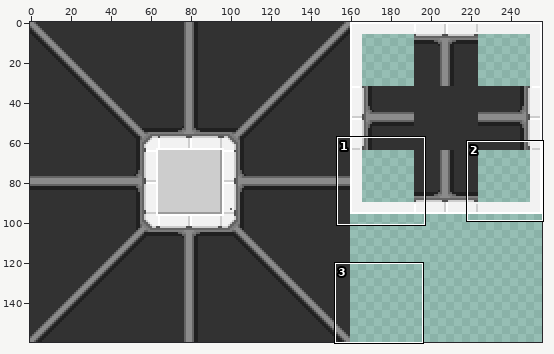
Two versions of one sprite sheet, src/map/tiles.png. The first picture is a wide view before the edit; the outline marks the close-up.
Close-up. The starting point:
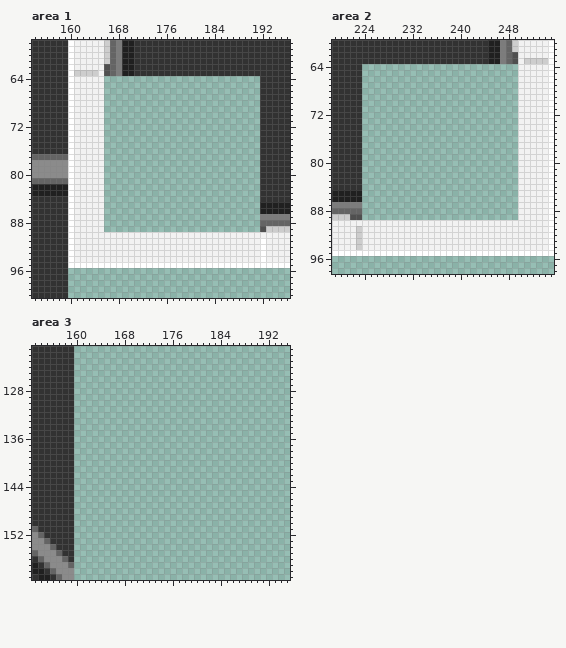
The file is 256x160 pixels. Colours within 5 levels of each other are drawn and written as one. Shown: area 1: x 154..196, y 58..100; area 2: x 219..255, y 60..98; area 3: x 153..195, y 121..159. The commit also changed other parts of the picture, which this record leaves out.
New version:
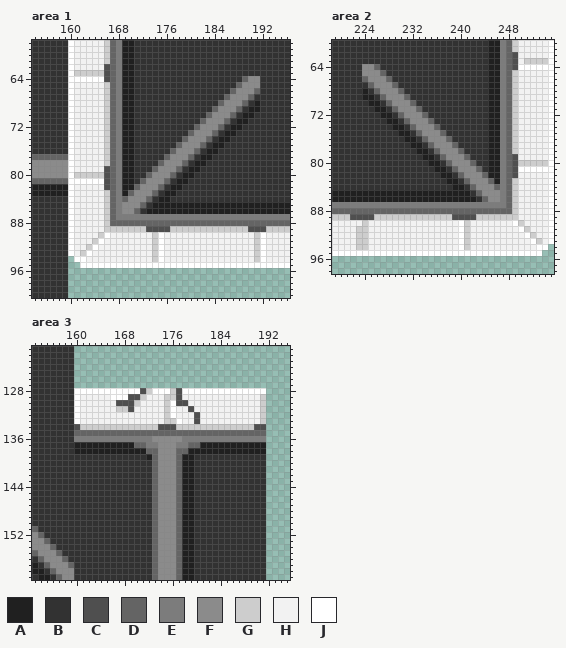
Palette (. is transparent): A #202020  B #323232  C #4f4f4f  D #646464  E #7c7c7c  F #8b8b8b  G #cdcdcd  H #f2f2f2  J #ffffff
The exact change:
Area 1:
y 63: x 165 H -> G
y 64: x 161..191 HHHHH.......................... -> JJJJJCDEAABBBBBBBBBBBBBBBBBBDFF
y 65: x 166..191 .......................... -> GDEAABBBBBBBBBBBBBBBBBDFFF
y 66: x 166..191 .......................... -> GDEAABBBBBBBBBBBBBBBBDFFFD
y 67: x 166..191 .......................... -> GDEAABBBBBBBBBBBBBBBDFFFDB
y 68: x 166..191 .......................... -> GDEAABBBBBBBBBBBBBBDFFFDBA
y 69: x 166..191 .......................... -> GDEAABBBBBBBBBBBBBDFFFDBAA
y 70: x 166..191 .......................... -> GDEAABBBBBBBBBBBBDFFFDBAAB
y 71: x 166..191 .......................... -> GDEAABBBBBBBBBBBDFFFDBAABB
y 72: x 166..191 .......................... -> GDEAABBBBBBBBBBDFFFDBAABBB
y 73: x 166..191 .......................... -> GDEAABBBBBBBBBDFFFDBAABBBB
y 74: x 166..191 .......................... -> GDEAABBBBBBBBDFFFDBAABBBBB
y 75: x 166..191 .......................... -> GDEAABBBBBBBDFFFDBAABBBBBB
y 76: x 166..191 .......................... -> GDEAABBBBBBDFFFDBAABBBBBBB
y 77: x 166..191 .......................... -> GDEAABBBBBDFFFDBAABBBBBBBB
y 78: x 166..191 .......................... -> GDEAABBBBDFFFDBAABBBBBBBBB
y 79: x 166..191 .......................... -> CDEAABBBDFFFDBAABBBBBBBBBB
y 80: x 161..191 HHHHH.......................... -> GGGGGCDEAABBDFFFDBAABBBBBBBBBBB
y 81: x 161..191 HHHHH.......................... -> JJJJJCDEAABDFFFDBAABBBBBBBBBBBB
y 82: x 166..191 .......................... -> CDEAADFFFDBAABBBBBBBBBBBBB
y 83: x 166..191 .......................... -> GDEADFFFDBAABBBBBBBBBBBBBB
y 84: x 166..191 .......................... -> GDEDFFFDBAABBBBBBBBBBBBBBB
y 85: x 166..191 .......................... -> GDEFFFDBAAAAAAAAAAAAAAAAAA
y 86: x 166..191 .......................... -> GDEFFDBAAAAAAAAAAAAAAAAAAA
y 87: x 166..191 .......................... -> GDEEEEEEEEEEEEEEEEEEEEEEEE
y 88: x 166..191 .......................... -> GDDDDDDDDDDDDDDDDDDDDDDDDD
y 89: x 166..191 .......................... -> GGGGGGGCCCCGGGGGGGGGGGGGCC
y 90: x 165..166 HH -> GJ; x 174..175 HH -> GJ; x 191..192 HH -> GJ
y 91: x 164..165 HH -> GJ; x 174..175 HH -> GJ; x 191 H -> G
y 92: x 163..164 HH -> GJ; x 174..175 HH -> GJ; x 191 H -> G
y 93: x 162..163 HH -> GJ; x 174..175 HH -> GJ; x 191 H -> G
y 94: x 160..162 JHH -> .JJ; x 174..175 HH -> GJ; x 191 H -> G
y 95: x 160..161 JJ -> ..
Area 2:
y 64: x 224..254 ..........................HHHHH -> FFDBBBBBBBBBBBBBBBBBBAAEDCJJJJJ
y 65: x 224..249 .......................... -> FFFDBBBBBBBBBBBBBBBBBAAEDG
y 66: x 224..249 .......................... -> DFFFDBBBBBBBBBBBBBBBBAAEDG
y 67: x 224..249 .......................... -> BDFFFDBBBBBBBBBBBBBBBAAEDG
y 68: x 224..249 .......................... -> ABDFFFDBBBBBBBBBBBBBBAAEDG
y 69: x 224..249 .......................... -> AABDFFFDBBBBBBBBBBBBBAAEDG
y 70: x 224..249 .......................... -> BAABDFFFDBBBBBBBBBBBBAAEDG
y 71: x 224..249 .......................... -> BBAABDFFFDBBBBBBBBBBBAAEDG
y 72: x 224..249 .......................... -> BBBAABDFFFDBBBBBBBBBBAAEDG
y 73: x 224..249 .......................... -> BBBBAABDFFFDBBBBBBBBBAAEDG
y 74: x 224..249 .......................... -> BBBBBAABDFFFDBBBBBBBBAAEDG
y 75: x 224..249 .......................... -> BBBBBBAABDFFFDBBBBBBBAAEDG
y 76: x 224..249 .......................... -> BBBBBBBAABDFFFDBBBBBBAAEDG
y 77: x 224..249 .......................... -> BBBBBBBBAABDFFFDBBBBBAAEDG
y 78: x 224..249 .......................... -> BBBBBBBBBAABDFFFDBBBBAAEDG
y 79: x 224..249 .......................... -> BBBBBBBBBBAABDFFFDBBBAAEDC
y 80: x 224..254 ..........................HHHHH -> BBBBBBBBBBBAABDFFFDBBAAEDCGGGGG
y 81: x 224..254 ..........................HHHHH -> BBBBBBBBBBBBAABDFFFDBAAEDCJJJJJ
y 82: x 224..249 .......................... -> BBBBBBBBBBBBBAABDFFFDAAEDC
y 83: x 224..249 .......................... -> BBBBBBBBBBBBBBAABDFFFDAEDG
y 84: x 224..249 .......................... -> BBBBBBBBBBBBBBBAABDFFFDEDG
y 85: x 224..249 .......................... -> AAAAAAAAAAAAAAAAAABDFFFEDG
y 86: x 224..249 .......................... -> AAAAAAAAAAAAAAAAAAABDFFEDG
y 87: x 224..249 .......................... -> EEEEEEEEEEEEEEEEEEEEEEEEDG
y 88: x 224..249 .......................... -> DDDDDDDDDDDDDDDDDDDDDDDDDG
y 89: x 224..249 .......................... -> CCGGGGGGGGGGGGGCCCCGGGGGGG
y 90: x 224 H -> G; x 240..241 HH -> JG; x 249..250 HH -> JG
y 91: x 224 H -> G; x 240..241 HH -> JG; x 250..251 HH -> JG
y 92: x 224 H -> G; x 240..241 HH -> JG; x 251..252 HH -> JG
y 93: x 224 H -> G; x 240..241 HH -> JG; x 252..253 HH -> JG
y 94: x 224 H -> G; x 240..241 HH -> JG; x 253..255 HHJ -> JJ.
y 95: x 254..255 JJ -> ..
Area 3:
y 128: x 160..191 ................................ -> JJJJJJJJJJJCGJJJGCJJJJJJJJJJJJJJ
y 129: x 160..191 ................................ -> JHHHHHJJJCCGHHHGGCHHHHHHHHHHHHHG
y 130: x 160..191 ................................ -> JHHHHHHCCCGHHHHGJCCHHHHHHHHHHHHG
y 131: x 160..191 ................................ -> JHHHHHHGGCHHHHHGJHHCHHHHHHHHHHHG
y 132: x 160..191 ................................ -> JHHHHHHHHHHHHHHGJHHHCHHHHHHHHHHG
y 133: x 160..191 ................................ -> JHHHHHHHHHHHHHHGGJHHCHHHHHHHHHHG
y 134: x 160..191 ................................ -> CGGGGGGGGGGGGGCCCGGGGGGGGGGGGGCC
y 135: x 160..191 ................................ -> DDDDDDDDDDDDDDDDDDDDDDDDDDDDDDDD
y 136: x 160..191 ................................ -> EEEEEEEEEEEEEFFFFFEEEEEEEEEEEEEE
y 137: x 160..191 ................................ -> AAAAAAAAAADDEEFFFEEDDAAAAAAAAAAA
y 138: x 160..191 ................................ -> AAAAAAAAAAAADDFFFDDAAAAAAAAAAAAA
y 139: x 160..191 ................................ -> BBBBBBBBBBBBADFFFDAABBBBBBBBBBBB
y 140..159: x 160..191 ................................ -> BBBBBBBBBBBBBDFFFDAABBBBBBBBBBBB
Where, in picture pixels (left, top, right, bottom), the same in both close-ups:
changed: (68, 70, 266, 268)
changed: (362, 64, 554, 256)
added: (74, 388, 266, 580)
